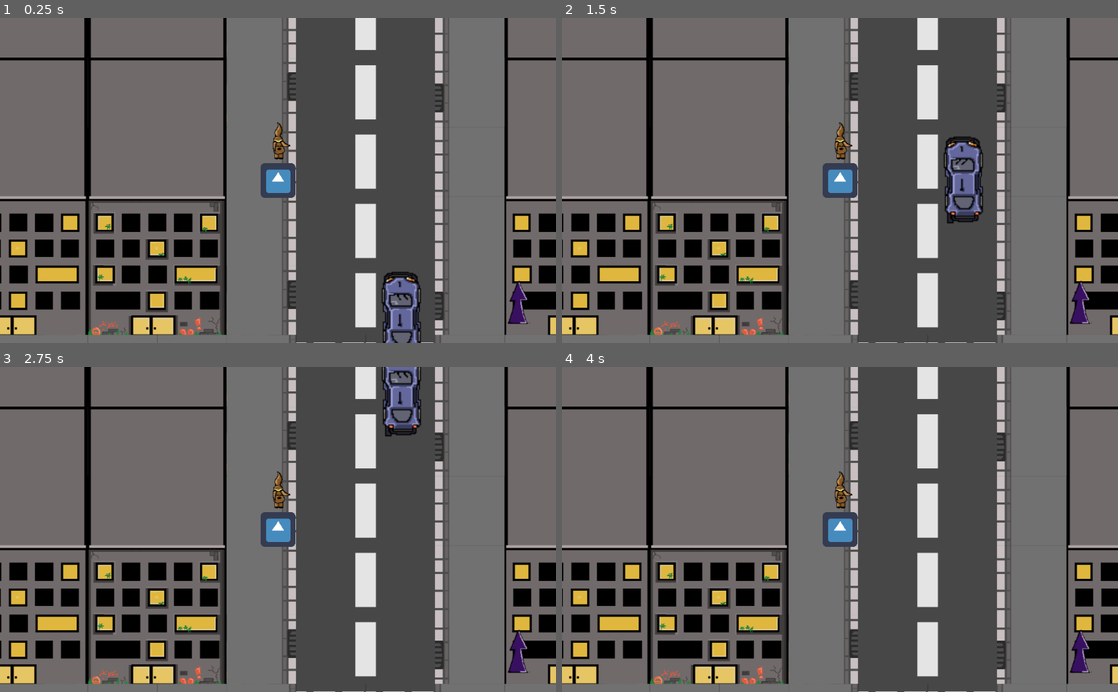
Above: before the commit, frames 1-4 (two rows, left to right).
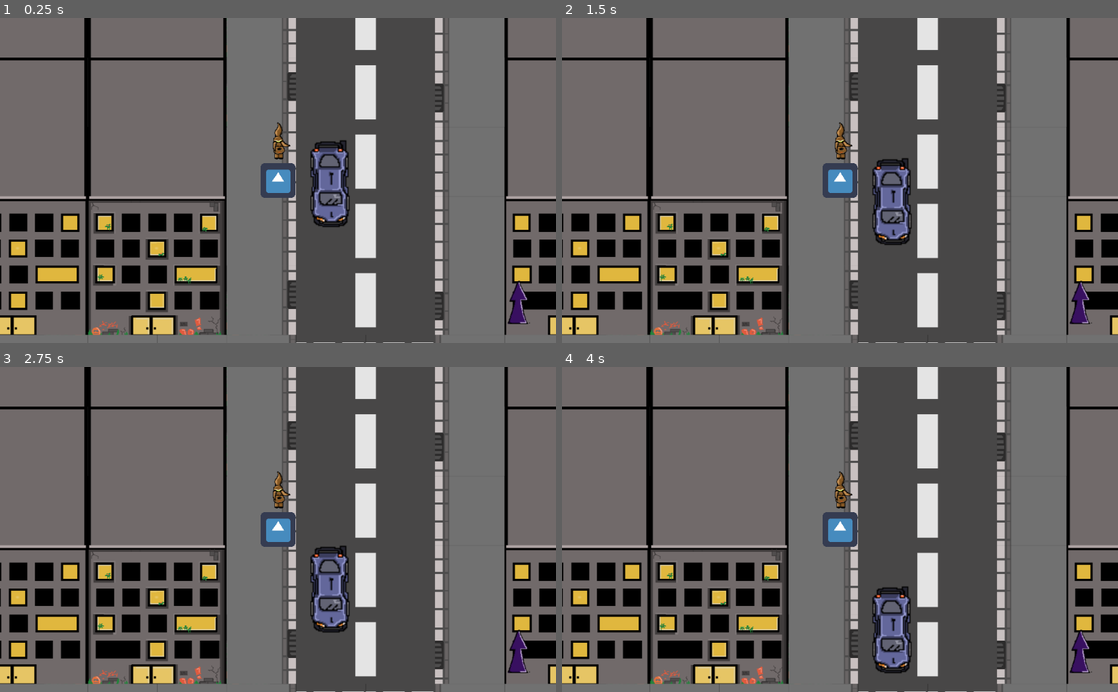
Above: after the commit, the same moments.

Repository: ludum-rlyeh/LD46
Game: Godot game, scene res://Scenes/Main.tscn
Two runs of this game, one before a commit and one after it. Both use one fixed random seed, a clock stepped at 60 frames per second and the inputs below. The engine's default icon, where the game draws it, is replaced by a stand-in: a white triangle on a blue panel in a dark square.
Inputs:
- Up to frame 1 (0.25 s): no input
- Up to frame 2 (1.5 s): tap Enter at 0.5 s
- Up to frame 3 (2.75 s): no input
- Up to frame 4 (4 s): no input

The runs differ from the first frame. In frame 1, 2.8% of the frame differs, in the area x 55-95%, y 37-100%; in frame 2, 3.0%, in the area x 55-95%, y 36-94%; in frame 3, 2.8%; in frame 4, 1.5%.

Commit message:
Fix cars with red lights

Diff:
--- a/Scenes/InGame/Elements/Cars/Car.tscn
+++ b/Scenes/InGame/Elements/Cars/Car.tscn
@@ -1,22 +1,28 @@
-[gd_scene load_steps=11 format=2]
+[gd_scene load_steps=12 format=2]
 
 [ext_resource path="res://Assets/Sprites/Sheets/Car_b.png" type="Texture" id=1]
 [ext_resource path="res://Scripts/StateMachine.gd" type="Script" id=2]
 
-[sub_resource type="GDScript" id=1]
-script/source = "extends Node2D
+[sub_resource type="GDScript" id=10]
+script/source = "extends PathFollow2D
 
-export (float) var speed;
-var _init_direction = Vector2.UP
+export (bool) var Debug = false
+export (float) var init_speed = 40;
+export (Enums.DRIVER_MOOD) var driver_mood
 
-func get_direction() -> Vector2:
-	return _init_direction.rotated(self.transform.get_rotation())
+var speed : float
 
-func set_direction(var direction : Vector2) -> void:
-	self.rotate(get_direction().angle_to(direction))
+func set_speed(value):
+	speed = value
 
-func move_straight(delta) -> void:
-	position += get_direction() * speed * delta
+func _ready():
+	speed = init_speed
+
+func change_path(path : Path2D) -> void:
+	if Debug : print(\"Car : Change path\")
+	get_parent().call_deferred(\"remove_child\", self)
+	path.call_deferred(\"add_child\", self)
+	offset = 0
 "
 
 [sub_resource type="AtlasTexture" id=2]
@@ -48,74 +54,134 @@
 } ]
 
 [sub_resource type="GDScript" id=7]
+resource_name = "FollowPath"
 script/source = "extends Node
 
 var fsm : StateMachine
+var is_active = false
+var _last_area : Area2D
 
-export (bool) var Debug = false
+onready var _path_follower : Node2D = get_node(\"../..\")
+var _tween : Tween
 
-var _last_trigger : Area2D
-
-onready var _path_follower : Node2D = get_node(\"../../..\")
-onready var _car : Node2D = get_node(\"../..\")
+func _ready():
+	_tween = get_node(\"../Tween\")
 
 func enter(var params : Array) -> void:
-	if Debug : print(\"Car : Following path\")
-
+	if _path_follower.Debug : print(\"Car : Following path\")
+	match _path_follower.driver_mood:
+		Enums.DRIVER_MOOD.NORMAL:
+			_tween.interpolate_property(_path_follower, \"speed\", null, _path_follower.init_speed, 2, Tween.TRANS_LINEAR, Tween.EASE_OUT)
+		Enums.DRIVER_MOOD.DRUNK:
+			_tween.interpolate_property(_path_follower, \"speed\", null, _path_follower.init_speed/2, 2, Tween.TRANS_LINEAR, Tween.EASE_OUT)
+		Enums.DRIVER_FAST:
+			_tween.interpolate_property(_path_follower, \"speed\", null, _path_follower.init_speed, 1, Tween.TRANS_LINEAR, Tween.EASE_OUT)
+	_tween.start()
 func exit(next_state : String, params : Array) -> void:
+	_tween.stop_all()
 	fsm.change_to(next_state, params)
 
 func process(delta) -> void:
-	_update_car_position(delta)
+		_update_car_position(delta)
 
 func _update_car_position(delta) -> void:
-	_path_follower.set_offset(_path_follower.get_offset() + _car.speed * delta)
-
-func _change_path(path : Path2D) -> void:
-	if Debug : print(\"Car : Change path\")
-	_path_follower.get_parent().call_deferred(\"remove_child\", _path_follower)
-	path.call_deferred(\"add_child\", _path_follower)
-	_path_follower.offset = 0
+	_path_follower.set_offset(_path_follower.get_offset() + _path_follower.speed * delta)
 
 func _on_CollisionArea_area_entered(area : Area2D) -> void:
-	if area != _last_trigger:
-		if Debug : print(\"Car : Detection new Trigger\")
-		_last_trigger = area
+	if is_active && _last_area != area:
+		if _path_follower.Debug : print(\"Car : Detection new Trigger\")
+		_last_area = area
 		match area.get_type():
 			Enums.TRIGGER_TYPE.CHANGE_TRACK:
-				_change_path(area.get_track_path())
-			Enums.TRIGGER_TYPE.CHANGE_TRACK:
+				_path_follower.change_path(area.get_track_path())
+			Enums.TRIGGER_TYPE.BREAK_ZONE:
 				exit(\"BreakZone\", [])
 
 "
 
-[sub_resource type="RectangleShape2D" id=8]
+[sub_resource type="GDScript" id=8]
+resource_name = "BreakZone"
+script/source = "extends Node
+
+var fsm : StateMachine
+var _tween : Tween
+
+var is_active = false
+var _last_area : Area2D
+
+onready var _path_follower : Node2D = get_node(\"../..\")
+
+func _ready():
+	_tween = get_node(\"../Tween\")
+
+func enter(var params : Array) -> void:
+	if _path_follower.Debug : print(\"Car : Breaking or not!\")
+	match _path_follower.driver_mood:
+		Enums.DRIVER_MOOD.NORMAL:
+			_tween.interpolate_property(_path_follower, \"speed\", null, 0, 1, Tween.TRANS_LINEAR,  Tween.EASE_OUT)
+		Enums.DRIVER_MOOD.DRUNK:
+			_tween.interpolate_property(_path_follower, \"speed\", null, _path_follower.speed/2, 1, Tween.TRANS_LINEAR,  Tween.EASE_OUT)
+		Enums.DRIVER_FAST:
+			_tween.interpolate_property(_path_follower, \"speed\", null, 0, 2, Tween.TRANS_LINEAR,  Tween.EASE_OUT)
+	_tween.start()
+
+func exit(next_state : String, params : Array) -> void:
+	_tween.stop_all()
+	fsm.change_to(next_state, params)
+
+func process(delta):
+	_path_follower.set_offset(_path_follower.get_offset() + _path_follower.speed * delta)
+
+	if !_is_inside_break_zone():
+		exit(\"FollowPath\", [])
+
+func _is_inside_break_zone():
+	for area in _path_follower.get_node(\"CollisionArea\").get_overlapping_areas():
+		if area.get_type() == Enums.TRIGGER_TYPE.BREAK_ZONE && area.monitorable:
+			return true
+	return false
+
+func _on_CollisionArea_area_entered(area : Area2D) -> void:
+	if is_active && _last_area != area:
+		if _path_follower.Debug : print(\"Car : Detection new Trigger entering\")
+		_last_area = area
+		match area.get_type():
+			Enums.TRIGGER_TYPE.CHANGE_TRACK:
+				_path_follower.change_path(area.get_track_path())
+"
+
+[sub_resource type="RectangleShape2D" id=9]
 extents = Vector2( 6.3989, 2.36384 )
 
 [node name="CarPathFollower" type="PathFollow2D"]
+script = SubResource( 10 )
 
-[node name="Car" type="Node2D" parent="."]
+[node name="AnimatedSprite" type="AnimatedSprite" parent="."]
+position = Vector2( 5.53244, -1.15984 )
 rotation = -1.5708
-script = SubResource( 1 )
-speed = 100.0
-
-[node name="AnimatedSprite" type="AnimatedSprite" parent="Car"]
-position = Vector2( 1.15982, 5.53244 )
 frames = SubResource( 6 )
-frame = 1
+frame = 2
 playing = true
 
-[node name="StateMachine" type="Node" parent="Car"]
+[node name="StateMachine" type="Node" parent="."]
 script = ExtResource( 2 )
 
-[node name="FollowPath" type="Node" parent="Car/StateMachine"]
+[node name="FollowPath" type="Node" parent="StateMachine"]
 script = SubResource( 7 )
 
-[node name="CollisionArea" type="Area2D" parent="Car"]
+[node name="BreakZone" type="Node" parent="StateMachine"]
+script = SubResource( 8 )
+
+[node name="Tween" type="Tween" parent="StateMachine"]
+
+[node name="CollisionArea" type="Area2D" parent="."]
+rotation = -1.5708
+scale = Vector2( 1, 2.12 )
 monitorable = false
-collision_layer = 16
+collision_layer = 32
 collision_mask = 0
 
-[node name="CollisionShape2D" type="CollisionShape2D" parent="Car/CollisionArea"]
-shape = SubResource( 8 )
-[connection signal="area_entered" from="Car/CollisionArea" to="Car/StateMachine/FollowPath" method="_on_CollisionArea_area_entered"]
+[node name="CollisionShape2D" type="CollisionShape2D" parent="CollisionArea"]
+shape = SubResource( 9 )
+[connection signal="area_entered" from="CollisionArea" to="StateMachine/BreakZone" method="_on_CollisionArea_area_entered"]
+[connection signal="area_entered" from="CollisionArea" to="StateMachine/FollowPath" method="_on_CollisionArea_area_entered"]
--- a/Scenes/InGame/Elements/Cars/PathTemplate/Cross.tscn
+++ b/Scenes/InGame/Elements/Cars/PathTemplate/Cross.tscn
@@ -36,7 +36,7 @@
 scale = Vector2( 3.3, 3.3 )
 monitoring = false
 collision_layer = 0
-collision_mask = 16
+collision_mask = 32
 script = SubResource( 2 )
 
 [node name="CollisionShape2D" type="CollisionShape2D" parent="Trigger"]
--- a/Scenes/InGame/Elements/Cars/PathTemplate/RedLightCross.tscn
+++ b/Scenes/InGame/Elements/Cars/PathTemplate/RedLightCross.tscn
@@ -63,20 +63,25 @@
 
 func _next_enable_opposite_break_zone():
 	var enable = false
-	if $BreakZones/BreakZone.visible:
+	if $BreakZones/BreakZone.monitorable:
 		enable = true
-	$BreakZones/BreakZone3.visible = enable
-	$BreakZones/BreakZone4.visible = enable
-	$BreakZones/BreakZone.visible = !enable
-	$BreakZones/BreakZone2.visible = !enable
+	$BreakZones/BreakZone3.monitorable = enable
+	$BreakZones/BreakZone4.monitorable = enable
+	$BreakZones/BreakZone.monitorable = !enable
+	$BreakZones/BreakZone2.monitorable = !enable
 
 	if Debug:
-		print(\"Red light : BreakZone 1 and 2 : \", $BreakZones/BreakZone.visible)
-		print(\"Red light : BreakZone 3 and 4 : \", $BreakZones/BreakZone.visible)
+		print(\"Red light : BreakZone 1 and 2 : \", $BreakZones/BreakZone.monitorable)
+		print(\"Red light : BreakZone 3 and 4 : \", $BreakZones/BreakZone.monitorable)
+
+		$BreakZones/BreakZone3.visible = enable
+		$BreakZones/BreakZone4.visible = enable
+		$BreakZones/BreakZone.visible = !enable
+		$BreakZones/BreakZone2.visible = !enable
 
 func _set_enable_all_break_zones(var enable : bool):
 	for child in $BreakZones.get_children():
-		child.Monitorable = enable
+		child.visible = enable
 
 func _on_timer_finished() -> void:
 	if Debug : print(\"Timer red light finished\")
@@ -99,8 +104,8 @@
 
 [node name="BreakZone" type="Area2D" parent="BreakZones"]
 monitoring = false
-collision_layer = 16
-collision_mask = 0
+collision_layer = 0
+collision_mask = 32
 script = ExtResource( 1 )
 
 [node name="CollisionShape2D" type="CollisionShape2D" parent="BreakZones/BreakZone"]
@@ -112,8 +117,8 @@
 position = Vector2( 144, 600 )
 rotation = 3.14159
 monitoring = false
-collision_layer = 16
-collision_mask = 0
+collision_layer = 0
+collision_mask = 32
 script = ExtResource( 1 )
 
 [node name="CollisionShape2D" type="CollisionShape2D" parent="BreakZones/BreakZone2"]
@@ -125,8 +130,8 @@
 position = Vector2( -248, 368 )
 rotation = -1.5708
 monitoring = false
-collision_layer = 16
-collision_mask = 0
+collision_layer = 0
+collision_mask = 32
 script = ExtResource( 1 )
 
 [node name="CollisionShape2D" type="CollisionShape2D" parent="BreakZones/BreakZone3"]
@@ -138,8 +143,8 @@
 position = Vector2( 376, 224 )
 rotation = 1.5708
 monitoring = false
-collision_layer = 16
-collision_mask = 0
+collision_layer = 0
+collision_mask = 32
 script = ExtResource( 1 )
 
 [node name="CollisionShape2D" type="CollisionShape2D" parent="BreakZones/BreakZone4"]
--- a/Scenes/InGame/Elements/Cars/PathTemplate/TrackPath.tscn
+++ b/Scenes/InGame/Elements/Cars/PathTemplate/TrackPath.tscn
@@ -28,7 +28,7 @@
 scale = Vector2( 3.3, 3.3 )
 monitoring = false
 collision_layer = 0
-collision_mask = 16
+collision_mask = 32
 script = SubResource( 2 )
 
 [node name="CollisionShape2D" type="CollisionShape2D" parent="Trigger"]
--- a/Scenes/InGame/Game.tscn
+++ b/Scenes/InGame/Game.tscn
@@ -1,9 +1,12 @@
-[gd_scene load_steps=3 format=2]
+[gd_scene load_steps=4 format=2]
 
 [ext_resource path="res://Scenes/InGame/Levels/TestLevel.tscn" type="PackedScene" id=1]
 [ext_resource path="res://Scenes/InGame/Characters/BlindGuy.tscn" type="PackedScene" id=2]
+[ext_resource path="res://Scenes/InGame/HUD/HUD.tscn" type="PackedScene" id=3]
 
 [node name="Game" type="Node2D"]
+
+[node name="HUD" parent="." instance=ExtResource( 3 )]
 
 [node name="Map0" parent="." instance=ExtResource( 1 )]
 
--- a/Scenes/HUD/HUD.tscn
+++ b/Scenes/InGame/HUD/HUD.tscn
@@ -1,6 +1,7 @@
 [gd_scene load_steps=2 format=2]
 
-[ext_resource path="res://Scenes/HUD/Direction.tscn" type="PackedScene" id=1]
+[ext_resource path="res://Scenes/InGame/HUD/Direction.tscn" type="PackedScene" id=1]
+
 
 [node name="HUD" type="CanvasLayer"]
 
--- a/Scenes/InGame/Levels/TestLevel.tscn
+++ b/Scenes/InGame/Levels/TestLevel.tscn
@@ -87,7 +87,7 @@
 scale = Vector2( 3.3, 3.3 )
 monitoring = false
 collision_layer = 0
-collision_mask = 16
+collision_mask = 32
 script = SubResource( 2 )
 
 [node name="CollisionShape2D" type="CollisionShape2D" parent="Tracks/TrackPath/Trigger"]
@@ -100,11 +100,6 @@
 [node name="PathTrack" type="Path2D" parent="Tracks/TrackPath/Paths"]
 curve = SubResource( 4 )
 
-[node name="PathFollow2D" parent="Tracks/TrackPath/Paths/PathTrack" instance=ExtResource( 4 )]
-position = Vector2( -31.9722, -151.678 )
-rotation = -1.57033
-offset = 55.7263
-
 [node name="TrackPath2" type="Node2D" parent="Tracks"]
 position = Vector2( 287.208, 318.525 )
 rotation = 1.5708
@@ -116,7 +111,7 @@
 scale = Vector2( 3.3, 3.3 )
 monitoring = false
 collision_layer = 0
-collision_mask = 16
+collision_mask = 32
 script = SubResource( 6 )
 
 [node name="CollisionShape2D" type="CollisionShape2D" parent="Tracks/TrackPath2/Trigger"]
@@ -129,6 +124,13 @@
 [node name="PathTrack" type="Path2D" parent="Tracks/TrackPath2/Paths"]
 curve = SubResource( 8 )
 
+[node name="PathFollow2D" parent="Tracks/TrackPath2/Paths/PathTrack" instance=ExtResource( 4 )]
+position = Vector2( -204.142, 63.096 )
+rotation = 0.000290606
+offset = 1617.99
+Debug = true
+init_speed = 30.0
+
 [node name="TrackPath3" type="Node2D" parent="Tracks"]
 position = Vector2( 192, 350.472 )
 script = SubResource( 5 )
@@ -139,7 +141,7 @@
 scale = Vector2( 3.3, 3.3 )
 monitoring = false
 collision_layer = 0
-collision_mask = 16
+collision_mask = 32
 script = SubResource( 6 )
 
 [node name="CollisionShape2D" type="CollisionShape2D" parent="Tracks/TrackPath3/Trigger"]
@@ -194,4 +196,3 @@
 
 [node name="RedLightCross" parent="." instance=ExtResource( 5 )]
 position = Vector2( 440, 472 )
-Debug = true
--- a/Scenes/Main.tscn
+++ b/Scenes/Main.tscn
@@ -1,7 +1,7 @@
 [gd_scene load_steps=3 format=2]
 
 [ext_resource path="res://Scenes/InGame/Game.tscn" type="PackedScene" id=1]
-[ext_resource path="res://Scenes/HUD/HUD.tscn" type="PackedScene" id=2]
+[ext_resource path="res://Scenes/InGame/HUD/HUD.tscn" type="PackedScene" id=2]
 
 [node name="Main" type="Node"]
 
--- a/Scripts/Enums.gd
+++ b/Scripts/Enums.gd
@@ -4,3 +4,5 @@
 
 enum RED_LIGHT_MODE{NORMAL, WARNING, BROKEN}
 enum RED_LIGHT_COLOR{RED, ORANGE, GREEN}
+
+enum DRIVER_MOOD{NORMAL, DRUNK, FAST}
--- a/Scripts/StateMachine.gd
+++ b/Scripts/StateMachine.gd
@@ -16,6 +16,7 @@
 func change_to(new_state, params : Array):
 	history.append(state.name)
 	state.set_block_signals(true)
+	state.is_active = false
 	state = get_node(new_state)
 	_enter_state(params)
 
@@ -25,6 +26,7 @@
 	# Give the new state a reference to this state machine script
 	state.fsm = self
 	state.set_block_signals(false)
+	state.is_active = true
 	state.enter(params)
 
 # Route Game Loop function calls to
Renamed: Scenes/HUD/Direction.tscn -> Scenes/InGame/HUD/Direction.tscn
